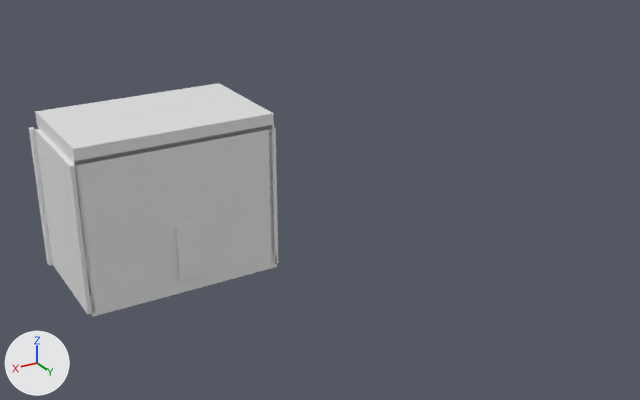
The Blender file Prison Break/Assets/Models/Büro.blend as it was, and as the next commit left it.
Camera for both pictures: a 50 mm camera at (34.2, 101.7, 53.1) aimed at (-27.7, -1.6, 1.5). Arrows for +X, +Y and +Z are at lower left; the lights stay in place.
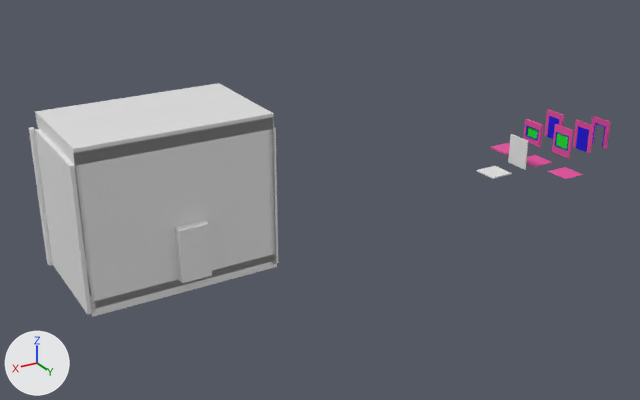
Boxes (x1, y1, x2, y2) around the edits, measured in the pictures (640 x 400 px):
'Cube.001', rescaled, moved (8% taller)
    before: (71, 125, 275, 302)
    after: (68, 118, 276, 309)
'Cube.005', rescaled (9% wider)
    before: (175, 221, 209, 281)
    after: (175, 220, 212, 283)
'Fensterwand', added
    after: (552, 124, 573, 159)
'Wand', added
    after: (508, 134, 528, 170)
'Türwand.001', added
    after: (573, 120, 594, 153)
'Türrahmenwand', added
    after: (591, 116, 611, 149)
'Cube.009', added
    after: (523, 119, 543, 147)
'Boden', added
    after: (476, 166, 511, 179)
'DeckeOhneLampe', added
    after: (548, 167, 583, 179)
'Decke.002', added
    after: (526, 155, 552, 167)
'Türwand', added
    after: (544, 109, 564, 136)
'Cube.012', added
    after: (547, 116, 559, 139)
'Decke', added
    after: (490, 143, 510, 155)
'Cube.011', added
    after: (527, 127, 538, 139)
'Cube.010', added
    after: (525, 125, 539, 141)

Edits to the bpy script that builds the scene:
```text
Change me_cube_001:
    where me_cube_001.from_pydata(...)  # 8 vertices, 6 faces; spans x -1.5..1.0, y -1.0..1.0, z -1.0..2.6
    used by ob_cube_001; location = (0.0, 7.5, 5.0); scale = (10.0, 0.5, 5.0)
    me_cube_001 part 1: the whole mesh is scaled about its middle by (0.8, 1, 0.556), then moved by (0.25, 0.0, -0.8)
Change ob_cube_001:
    ob_cube_001.location: (0.0, 7.5, 5.0) -> (-2.6, 7.0, 9.0)
    ob_cube_001.scale: (10.0, 0.5, 5.0) -> (12.6, 1.0, 10.0)
Change ob_cube_005:
    ob_cube_005.scale: (2.0, 1.0, 3.57) -> (2.0, 1.75, 3.6)
Add ob_deckeohnelampe:
    ob_deckeohnelampe = bpy.data.objects.new('DeckeOhneLampe', me_cube_001_1)  # a box spanning x -1.0..1.0, y -1.0..1.0, z -0.8..0.8; in mat_filler1 (pink #e74da1)
    ob_deckeohnelampe.location = (-69.0, 7.0, 0.3)
    ob_deckeohnelampe.scale = (2.0, 2.0, 0.005)
Add ob_türrahmenwand:
    ob_türrahmenwand = bpy.data.objects.new('Türrahmenwand', me_cube_036)  # 32 vertices, 19 faces; spans x -2.0..2.0, y -1.0..1.0, z -1.0..1.0; in mat_filler1 (pink #e74da1), mat_filler2 (blue #1300e7)
    ob_türrahmenwand.location = (-84.0, 0.0, 2.5)
    ob_türrahmenwand.scale = (0.1, 2.0, 2.5)
Add ob_türwand_001:
    ob_türwand_001 = bpy.data.objects.new('Türwand.001', me_cube_034)  # a box spanning x -1.0..1.0, y -1.0..1.0, z -1.0..1.0, material slot 0; a box spanning x -2.0..2.0, y -0.6..0.6, z -1.0..0.6, material slot 1; in mat_filler1 (pink #e74da1), mat_filler2 (blue #1300e7)
    ob_türwand_001.location = (-80.0, 0.0, 2.5)
    ob_türwand_001.scale = (0.1, 2.0, 2.5)
Add ob_cube_012:
    ob_cube_012 = bpy.data.objects.new('Cube.012', me_cube_033)  # a box spanning x -1.0..1.0, y -1.0..1.0, z -1.0..1.0; in mat_filler2 (blue #1300e7)
    ob_cube_012.location = (-80.0, -7.0, 2.0)
    ob_cube_012.scale = (0.2, 1.2, 2.0)
Add ob_türwand:
    ob_türwand = bpy.data.objects.new('Türwand', me_cube_032)  # a box spanning x -1.0..1.0, y -1.0..1.0, z -1.0..1.0; in mat_filler1 (pink #e74da1)
    ob_türwand.location = (-80.0, -7.0, 2.5)
    ob_türwand.scale = (0.1, 2.0, 2.5)
Add ob_fensterwand:
    ob_fensterwand = bpy.data.objects.new('Fensterwand', me_cube_031)  # 40 vertices, 30 faces; spans x -5.85..5.85, y -1.48..1.48, z -2.22..2.22; in mat_filler3 (green #00e71d), mat_filler1 (pink #e74da1), mat_filler2 (blue #1300e7)
    ob_fensterwand.location = (-75.0, 0.0, 2.5)
    ob_fensterwand.scale = (0.02, 1.35, 1.15)
Add ob_cube_011:
    ob_cube_011 = bpy.data.objects.new('Cube.011', me_cube_028)  # a box spanning x -1.0..1.0, y -1.0..1.0, z -1.0..1.0; in mat_filler3 (green #00e71d)
    ob_cube_011.location = (-75.0, -7.0, 2.0)
    ob_cube_011.scale = (0.0513, 1.35, 0.9)
Add ob_cube_010:
    ob_cube_010 = bpy.data.objects.new('Cube.010', me_cube_027)  # 16 vertices, 12 faces; spans x -1.0..1.0, y -1.0..1.0, z -1.0..1.0; in mat_filler2 (blue #1300e7)
    ob_cube_010.location = (-75.0, -7.0, 2.0)
    ob_cube_010.scale = (0.3, 1.5, 1.0)
Add ob_cube_009:
    ob_cube_009 = bpy.data.objects.new('Cube.009', me_cube_026)  # 16 vertices, 12 faces; spans x -1.0..1.0, y -1.0..1.0, z -1.0..1.0; in mat_filler1 (pink #e74da1)
    ob_cube_009.location = (-75.0, -7.0, 2.0)
    ob_cube_009.scale = (0.25, 2.0, 2.0)
Add ob_decke_002:
    ob_decke_002 = bpy.data.objects.new('Decke.002', me_cube_023)  # 32 vertices, 26 faces; spans x -1.0..1.0, y -1.0..1.0, z -0.78..0.83; in mat_filler1 (pink #e74da1), mat_filler2 (blue #1300e7), mat_filler3 (green #00e71d)
    ob_decke_002.location = (-69.0, 0.0, 0.0)
    ob_decke_002.scale = (2.0, 2.0, 0.25)
Add ob_decke:
    ob_decke = bpy.data.objects.new('Decke', me_cube_014)  # a box spanning x -1.0..1.0, y -1.0..1.0, z 0.0..1.0; in mat_filler1 (pink #e74da1)
    ob_decke.location = (-69.0, -7.0, 0.0)
    ob_decke.scale = (2.0, 2.0, 0.25)
Add ob_wand:
    ob_wand = bpy.data.objects.new('Wand', me_cube_005.copy())  # the mesh of ob_cube_005
    ob_wand.location = (-65.0, 0.0, 2.5)
    ob_wand.scale = (0.1, 2.0, 2.5)
Add ob_boden:
    ob_boden = bpy.data.objects.new('Boden', me_cube_012)  # a box spanning x -1.0..1.0, y -1.0..1.0, z -1.0..0.0
    ob_boden.location = (-60.0, 0.0, 0.0)
    ob_boden.scale = (2.0, 2.0, 0.2)
```
